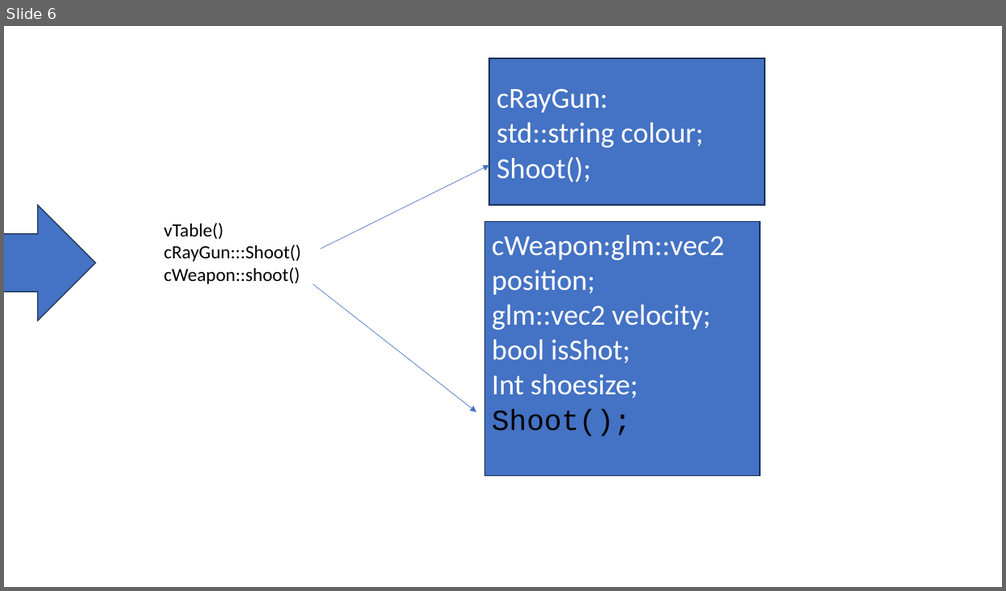
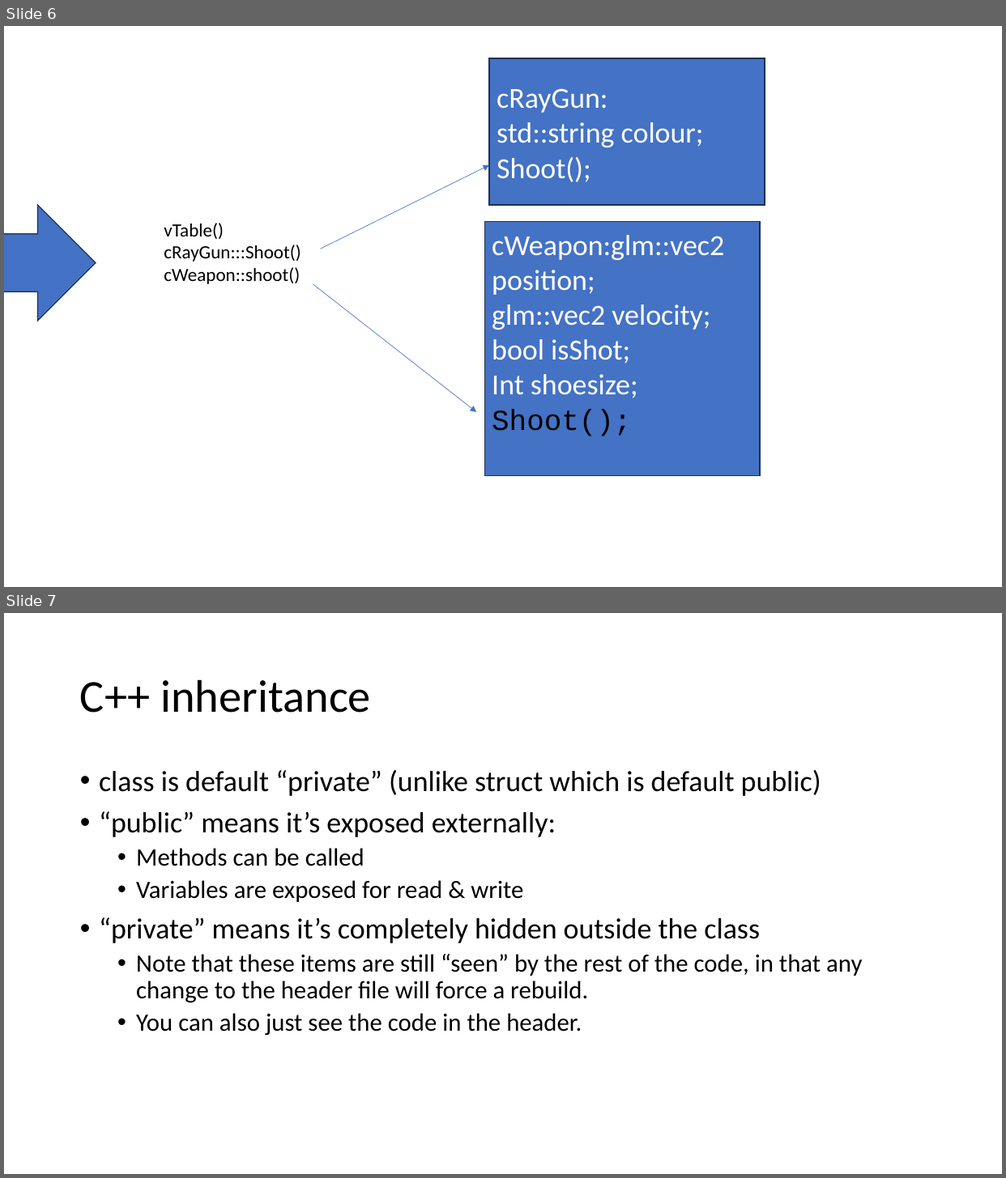
Before and after one commit to yellowflash07/GDP202324, a slide deck: 6044_FramPat/D2D/W02/Classes in CPP, part 1, CRC.pptx. Shown one above the other, each under a label of ours: slide 6 before the commit, slides 6 and 7 after it. The pictures are 1006x591 and 1006x1178 pixels, drawn with LibreOffice and Linux fonts; fonts in the diff are those of the drawing. Boxes give left, top, right and bottom in pixels: in the first picture for what was removed or moved away, otherwise in the second. Text is boxed around its words. In the diff, an @@ line names an element or a change of style, - is before the commit and + after.

```diff
--- a/6044_FramPat/D2D/W02/Classes in CPP, part 1, CRC.pptx
+++ b/6044_FramPat/D2D/W02/Classes in CPP, part 1, CRC.pptx
@@ slide 7 added at (4, 613, 1002, 1174), background #FFFFFF @@
@@ title added at (80, 679, 371, 713), 44 pt, text #000000 @@
+C++ inheritance
@@ text added at (99, 770, 862, 1036), 24 pt, text #000000 @@
+• class is default “private” (unlike struct which is default public)
+• “public” means it’s exposed externally:
+  • Methods can be called
+  • Variables are exposed for read & write
+• “private” means it’s completely hidden outside the class
+  • Note that these items are still “seen” by the rest of the code, in that any change to the header file will force a rebuild.
+  • You can also just see the code in the header.
```
Also in this commit, not shown: 2 other slides added, 14 other files.
